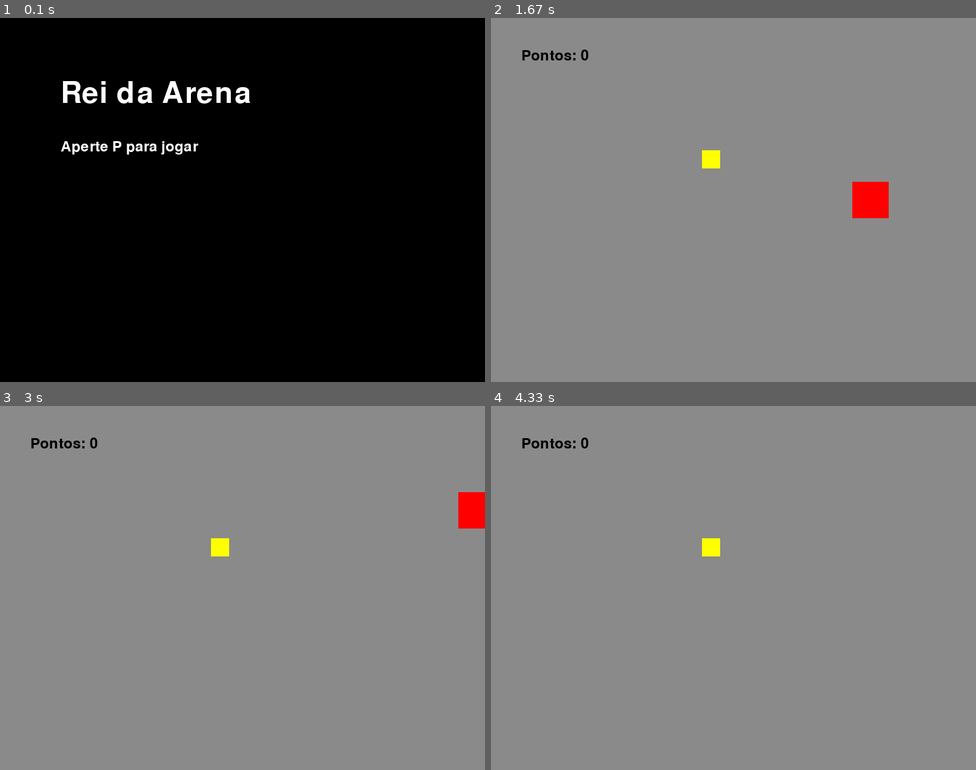
Above: before the commit, frames 1-4 (two rows, left to right).
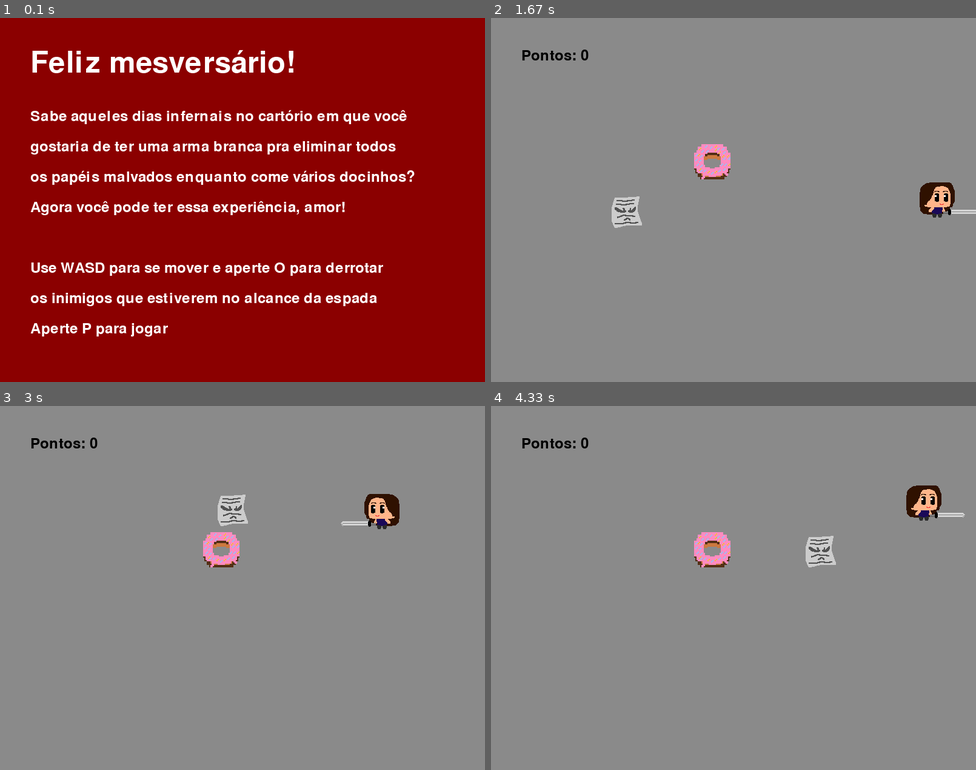
Above: after the commit, the same moments.

Repository: caiopqueiroz/CursoPygame
Game: pygame game, started from desafio_rei_da_arena/rei_da_arena_2.py
Two runs of this game, one before a commit and one after it. Both use one fixed random seed, a clock stepped at 60 frames per second and the inputs below.
Inputs:
- Up to frame 1 (0.1 s): no input
- Up to frame 2 (1.67 s): hold P 0.33-0.8 s; hold D 0.33-0.8 s; hold P 0.83-1.3 s; hold D 0.83-1.3 s; hold D from 1.33 s (still down)
- Up to frame 3 (3 s): release D at 1.8 s; hold W 1.83-2.13 s; hold D 2.17-2.63 s; hold A from 2.67 s (still down)
- Up to frame 4 (4.33 s): release A at 3.2 s; hold S 3.23-3.53 s; hold D 3.57-3.97 s; hold W from 4 s (still down)

The runs differ from the first frame. In frame 1, 100% of the frame differs, in the area x 0-100%, y 0-100%; in frame 2, 2.5%; in frame 3, 2.3%; in frame 4, 1.7%.

Commit message:
Surpresa

Diff:
--- a/desafio_rei_da_arena/rei_da_arena_2.py
+++ b/desafio_rei_da_arena/rei_da_arena_2.py
@@ -1,9 +1,16 @@
-# tela de início: aperte 'teclasp' para jogar
+# tela de início: aperte a tecla 'p' para jogar
 # jogo inicia: inimigo vai na sua direção
 # wasd move o jogador: aperte 'o' quando a arma estiver tocando o inimigo para matá-lo
 # quando um inimigo é morto: outro aparece em uma posição aleatória
 # quando o jogador tocar uma relíquia: outra aparece em uma posição aleatória e 1 ponto é somado
 # quando o jogador atingir 10 pontos: -
+# o jogador não pode sair da tela
+# se o inimigo tocar o jogador: game over
+
+# ideia: júlia deve tirar foto dos papéis chatos no cartório e conseguir comer os docinhos
+
+# problemas: inimigo nascendo em cima do player
+# falta botão de restart
 
 
 import pygame
@@ -21,6 +28,7 @@
 cinza = (138, 138, 138)
 azul = (0, 0, 255)
 vermelho = (255, 0, 0)
+vermelho_escuro = (139, 0, 0)
 amarelo = (255, 255, 0)
 # estado
 estado = 'inicio'
@@ -28,31 +36,49 @@
 titulo = pygame.font.SysFont(None, 72)
 texto = pygame.font.SysFont(None, 36)
 # textos
-nome = titulo.render('Rei da Arena', True, branco)
+nome = titulo.render('Feliz mesversário!', True, branco)
+sabe_aqueles = texto.render('Sabe aqueles dias infernais no cartório em que você', True, branco)
+voce_gostaria = texto.render('gostaria de ter uma arma branca pra eliminar todos', True, branco)
+todos_os_papeis = texto.render('os papéis malvados enquanto come vários docinhos?', True, branco)
+agora_voce = texto.render('Agora você pode ter essa experiência, amor!', True, branco)
+aperte_o = texto.render('Use WASD para se mover e aperte O para derrotar', True, branco)
+os_inimigos = texto.render('os inimigos que estiverem no alcance da espada', True, branco)
+essa_nao = texto.render('Essa não! O trabalho te pegou!', True, branco)
+mas_voce = texto.render('Mas você não pode desistir dos docinhos, tente de novo!', True, branco)
 aperte_p = texto.render('Aperte P para jogar', True, branco)
+game_over = titulo.render('Game Over', True, branco)
 # player
+estado_player = 'direita'
 v_player = 7
 l_player = 60
 h_player = 60
 x_player = (800 - l_player) // 2
 y_player = (600 - h_player) // 2
+player_imagem = pygame.image.load('desafio_rei_da_arena/julia.png').convert_alpha()
+player_imagem = pygame.transform.scale(player_imagem, (60, 60))
 # espada do player
 estado_espada = 'direita'
 l_espada_player = 60
 h_espada_player = 10
-x_espada_player = x_player + l_player
-y_espada_player = y_player
+x_espada_player = x_player + 2/3 * l_player
+y_espada_player = y_player + 3/4 * h_player
+espada_player_imagem = pygame.image.load('desafio_rei_da_arena/espada.png')
+espada_player_imagem = pygame.transform.scale(espada_player_imagem, (60, 10))
 # inimigo
 v_inimigo = 2
 l_inimigo = l_player
 h_inimigo = h_player
 x_inimigo = randint(0, 800 - l_inimigo)
 y_inimigo = randint(0, 600 - h_inimigo)
+inimigo_imagem = pygame.image.load('desafio_rei_da_arena/papel.png')
+inimigo_imagem = pygame.transform.scale(inimigo_imagem, (60, 60))
 # reliquia
-l_reliquia = 30
-h_reliquia = 30
+l_reliquia = 60
+h_reliquia = 60
 x_reliquia = randint(0, 800 - l_reliquia)
 y_reliquia = randint(0, 600 - h_reliquia)
+reliquia_imagem = pygame.image.load('desafio_rei_da_arena/donut.png')
+reliquia_imagem = pygame.transform.scale(reliquia_imagem, (60, 60))
 # pontos
 pontos = 0
 
@@ -66,21 +92,52 @@
             if evento.key == pygame.K_p:
                 if estado == 'inicio':
                     estado = 'jogando'
+                if estado == 'gameover':
+                    if x_player > 400:
+                        x_inimigo = randint(0, 400 - l_inimigo)
+                    else:
+                        x_inimigo = randint(400, 800 - l_inimigo)
+                    y_inimigo = randint(0, 600 - h_inimigo)
+                    x_player = (800 - l_player) // 2
+                    y_player = (600 - h_player) // 2
+                    pontos = 0
+                    estado = 'jogando'
             if evento.key == pygame.K_o:
                 if colisao_espada_player.colliderect(colisao_inimigo):
-                    x_inimigo = randint(0, 800 - l_inimigo)
+                    if x_player > 400:
+                        x_inimigo = randint(0, 400 - l_inimigo)
+                    else:
+                        x_inimigo = randint(400, 800 - l_inimigo)
                     y_inimigo = randint(0, 600 - h_inimigo)
             # mudando a direção da espada de acordo com a direção do player
             if evento.key == pygame.K_a:
-                estado_espada = 'esquerda'
+                if estado_espada == 'direita':
+                    espada_player_imagem = pygame.transform.flip(espada_player_imagem, True, False)
+                    estado_espada = 'esquerda'
+                if estado_player == 'direita':
+                    player_imagem = pygame.transform.flip(player_imagem, True, False)
+                    estado_player = 'esquerda'
             if evento.key == pygame.K_d:
-                estado_espada = 'direita'
+                if estado_espada == 'esquerda':
+                    espada_player_imagem = pygame.transform.flip(espada_player_imagem, True, False)
+                    estado_espada = 'direita'
+                if estado_player == 'esquerda':
+                    player_imagem = pygame.transform.flip(player_imagem, True, False)
+                    estado_player = 'direita'
 
     # lógica
     if estado == 'inicio':
         pass
 
     if estado == 'jogando':
+        # aumentando velocidade do inimigo
+        if pontos < 10:
+            v_inimigo = 2
+        if pontos >= 10:
+            v_inimigo = 3
+        if pontos >= 30:
+            v_inimigo = 4
+
         # definindo colisões
         colisao_player = pygame.Rect(x_player, y_player, l_player, h_player)
         colisao_espada_player = pygame.Rect(x_espada_player, y_espada_player, l_espada_player, h_espada_player)
@@ -89,9 +146,14 @@
 
         # aplicando colisões
         if colisao_player.colliderect(colisao_reliquia):
-            x_reliquia = randint(0, 800 - l_reliquia)
+            if x_player > 400:
+                x_reliquia = randint(0, 400 - l_reliquia)
+            else:
+                x_reliquia = randint(400, 800 - l_reliquia)
             y_reliquia = randint(0, 600 - h_reliquia)
             pontos += 1
+        if colisao_inimigo.colliderect(colisao_player):
+            estado = 'gameover'
 
         # movimentação do inimigo
         if x_inimigo < x_player:
@@ -116,30 +178,56 @@
 
         # movimentação da espada do player
         if estado_espada == 'direita':
-            x_espada_player = x_player + l_player
+            x_espada_player = x_player + 2/3 * l_player
         else:
-            x_espada_player = x_player - l_player
-        y_espada_player = y_player
+            x_espada_player = x_player - 2/3 * l_player
+        y_espada_player = y_player + 3/4 * h_player
+
+        # impedindo o player de sair da tela
+        if x_player < 0:
+            x_player = 0
+        if y_player < 0:
+            y_player = 0
+        if x_player > 800 - l_player:
+            x_player = 800 - l_player
+        if y_player > 600 - h_player:
+            y_player = 600 - h_player
 
     # desenho
     if estado == 'inicio':
-        tela.fill(preto)
-        tela.blit(nome, (100, 100))
-        tela.blit(aperte_p, (100, 200))
+        tela.fill(vermelho_escuro)
+        tela.blit(nome, (50, 50))
+        tela.blit(sabe_aqueles, (50, 150))
+        tela.blit(voce_gostaria, (50, 200))
+        tela.blit(todos_os_papeis, (50, 250))
+        tela.blit(agora_voce, (50, 300))
+        tela.blit(aperte_o, (50, 400))
+        tela.blit(os_inimigos, (50, 450))
+        tela.blit(aperte_p, (50, 500))
 
     if estado == 'jogando':
         tela.fill(cinza)
+        # relíquia
+        tela.blit(reliquia_imagem, (x_reliquia, y_reliquia))
         # player
-        pygame.draw.rect(tela, azul, (x_player, y_player, l_player, h_player))
-        pygame.draw.rect(tela, branco, (x_espada_player, y_espada_player, l_espada_player, h_espada_player))
+        tela.blit(player_imagem, (x_player, y_player))
+        tela.blit(espada_player_imagem, (x_espada_player, y_espada_player))
         # inimigo
-        pygame.draw.rect(tela, vermelho, (x_inimigo, y_inimigo, l_inimigo, h_inimigo))
-        # relíquia
-        pygame.draw.rect(tela, amarelo, (x_reliquia, y_reliquia, l_reliquia, h_reliquia))
+        tela.blit(inimigo_imagem, (x_inimigo, y_inimigo))
         # criando e exibindo contagem de pontos
         contagem_pontos = texto.render(f'Pontos: {pontos}', True, preto)
         tela.blit(contagem_pontos, (50, 50))
 
+    if estado == 'gameover':
+        tela.fill(vermelho_escuro)
+        tela.blit(game_over, (50, 100))
+        # criando e exibindo contagem de pontos na cor branca
+        contagem_pontos = texto.render(f'Pontos: {pontos}', True, branco)
+        tela.blit(contagem_pontos, (50, 200))
+        tela.blit(essa_nao, (50, 300))
+        tela.blit(mas_voce, (50, 350))
+        tela.blit(aperte_p, (50, 450))
+
     # atualizações
     pygame.display.update()
 
Binary file added: desafio_rei_da_arena/donut.png
Binary file added: desafio_rei_da_arena/espada.png
Binary file added: desafio_rei_da_arena/julia.png
Binary file added: desafio_rei_da_arena/papel.png
